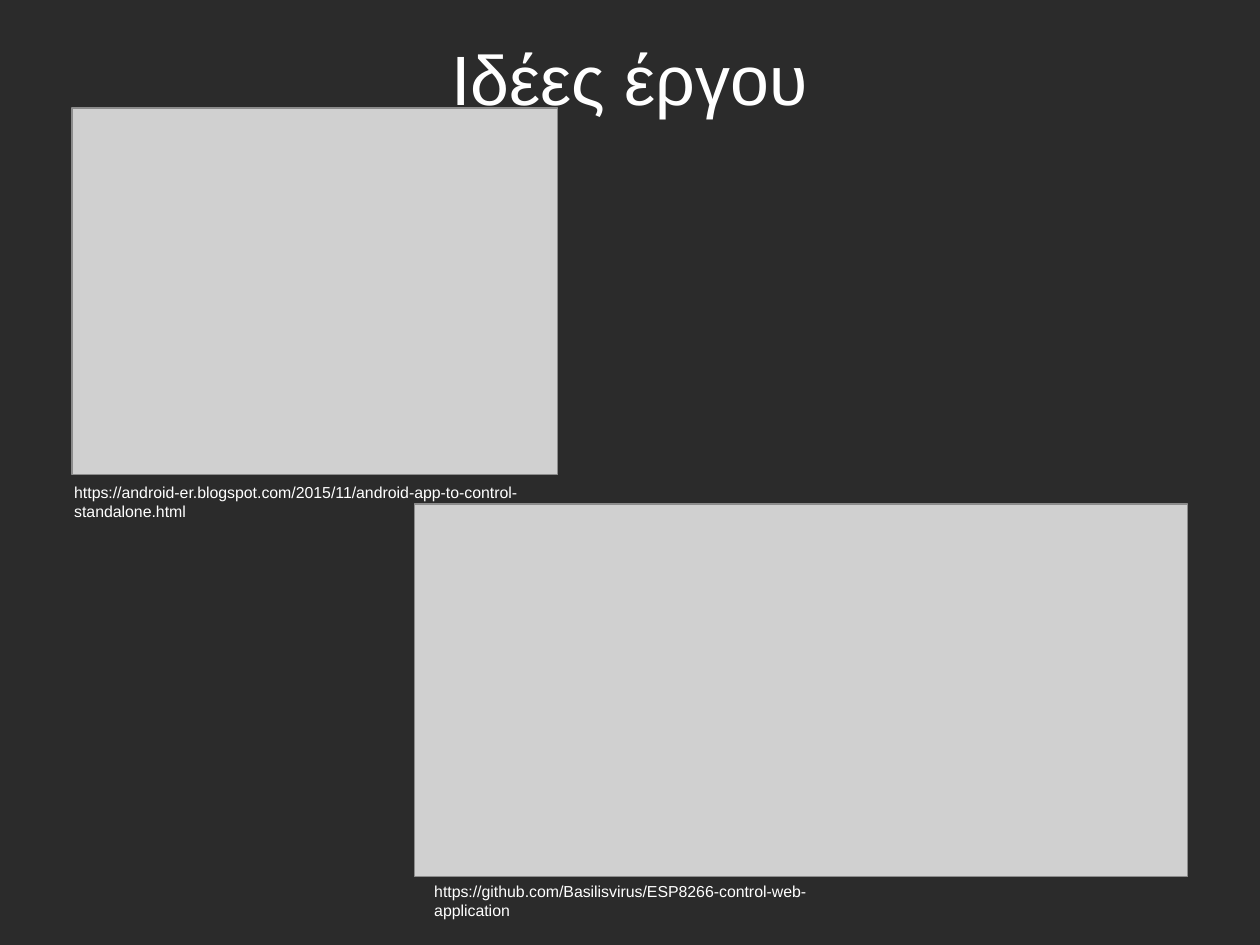
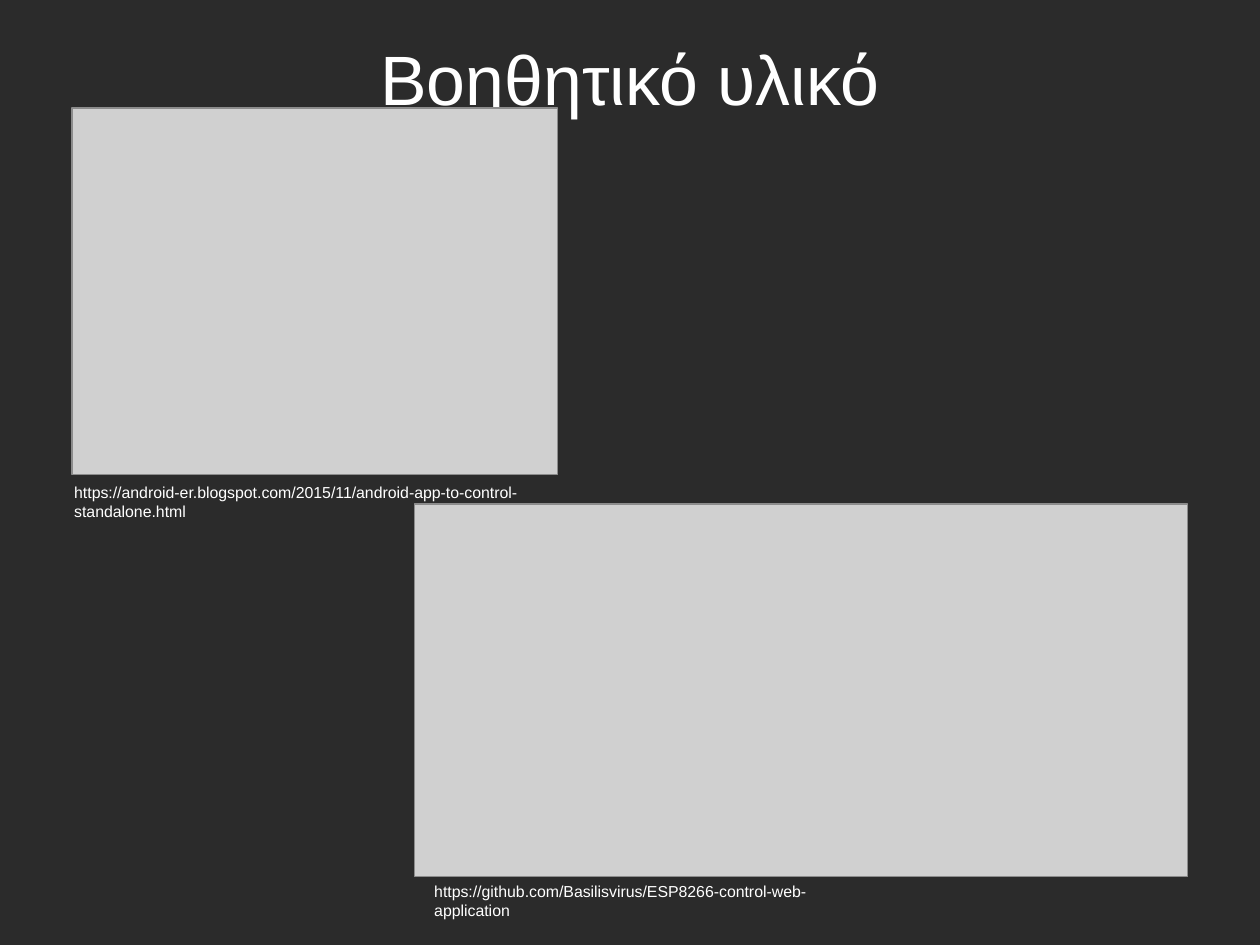
Before and after one commit to uniwa-idpe-students/ESP8266-Android-Control, a slide deck: slide 3 of Presentation and documents/esp8266_presentation.odp (slide 2 before the commit). Drawn at 1260x945 pixels with LibreOffice and Linux fonts; fonts in the diff are those of the drawing; grey boxes stand for pictures; background and template pictures are left out; a plain dark background stands for a picture behind light text. Boxes give left, top, right and bottom in pixels: in the first picture for what was removed or moved away, otherwise in the second. Text is boxed around its words. In the diff, an @@ line names an element or a change of style, - is before the commit and + after.

```diff
--- a/Presentation and documents/esp8266_presentation.odp
+++ b/Presentation and documents/esp8266_presentation.odp
@@ title at (380, 52, 879, 118): text changed @@
-Ιδέες έργου
+Βοηθητικό υλικό
```
Also in this commit, not shown: 1 other slide changed, 7 slides added, 1 slide removed, 5 other files.
